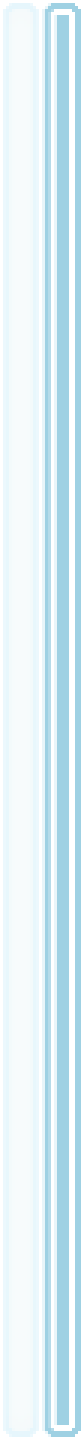
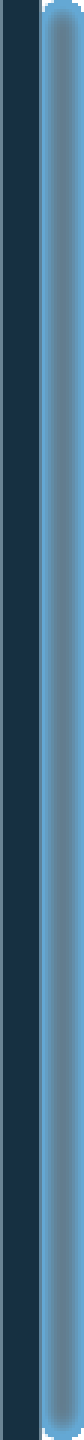
Before/after of a 84x1440 layered artwork. What changed in the layer stack:
painted on "Layer 2" over [0, 0, 84, 1440]
painted on "Layer 1" over [0, 0, 42, 1440]
